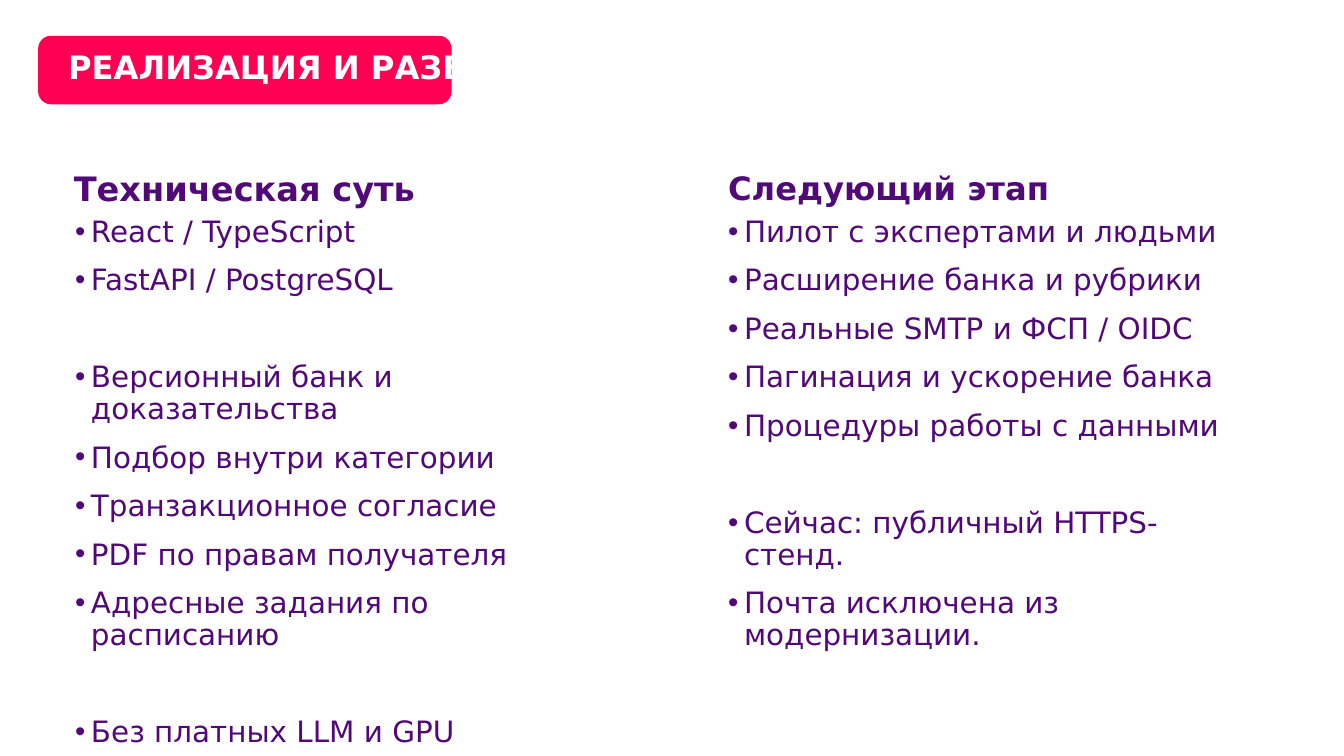
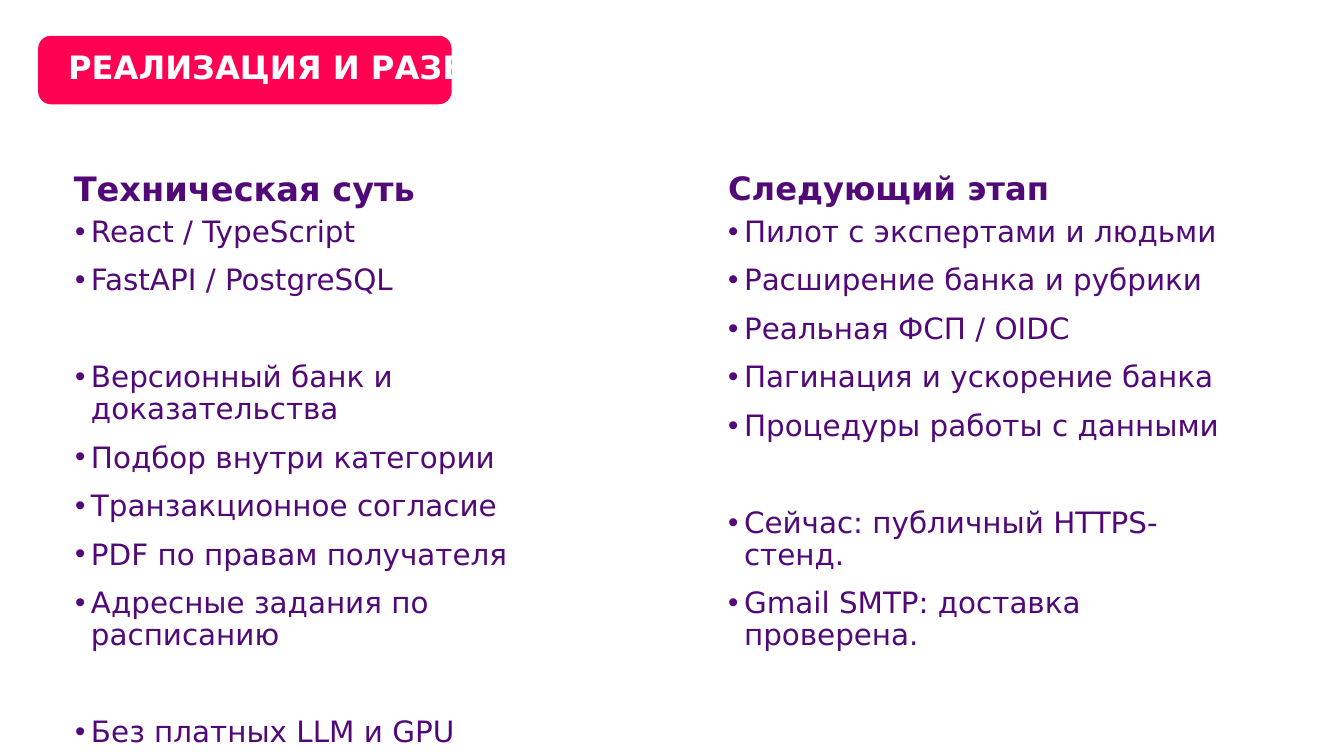
Before and after one commit to ImmortalDR/CV_hakaton, a slide deck: slide 8 of demo/FSP_MVP.pptx. Drawn at 1344x756 pixels with LibreOffice and Linux fonts; fonts in the diff are those of the drawing; background and template pictures are left out. Boxes give left, top, right and bottom in pixels: in the first picture for what was removed or moved away, otherwise in the second. Text is boxed around its words. In the diff, an @@ line names an element or a change of style, - is before the commit and + after.

Commit message:
Verify Gmail delivery end to end, secure SMTP TLS, and publish updated service documentation

```diff
--- a/demo/FSP_MVP.pptx
+++ b/demo/FSP_MVP.pptx
@@ text at (744,317,1070,340): text changed @@
-• Реальные SMTP и ФСП / OIDC
+• Реальная ФСП / OIDC
@@ text at (744,590,1081,651): text changed @@
-• Почта исключена из модернизации.
+• Gmail SMTP: доставка проверена.
```
Also in this commit, not shown: 1 other slide changed, 36 other files.
